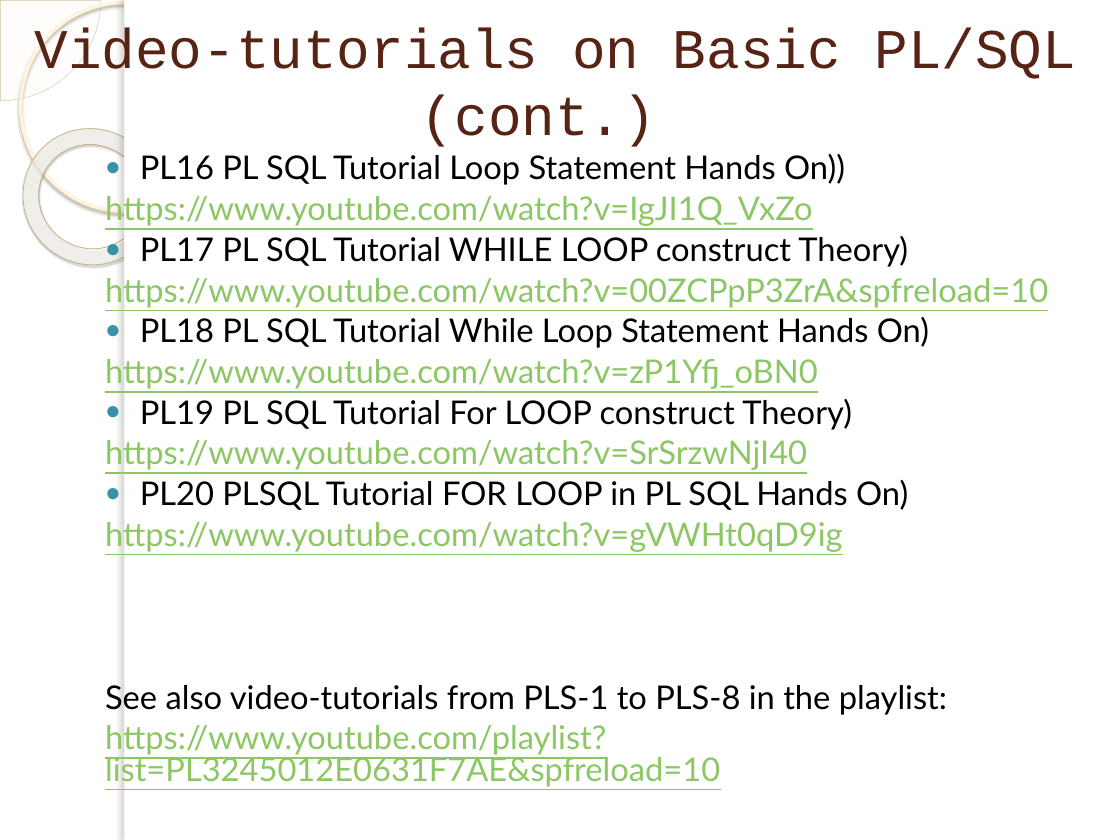
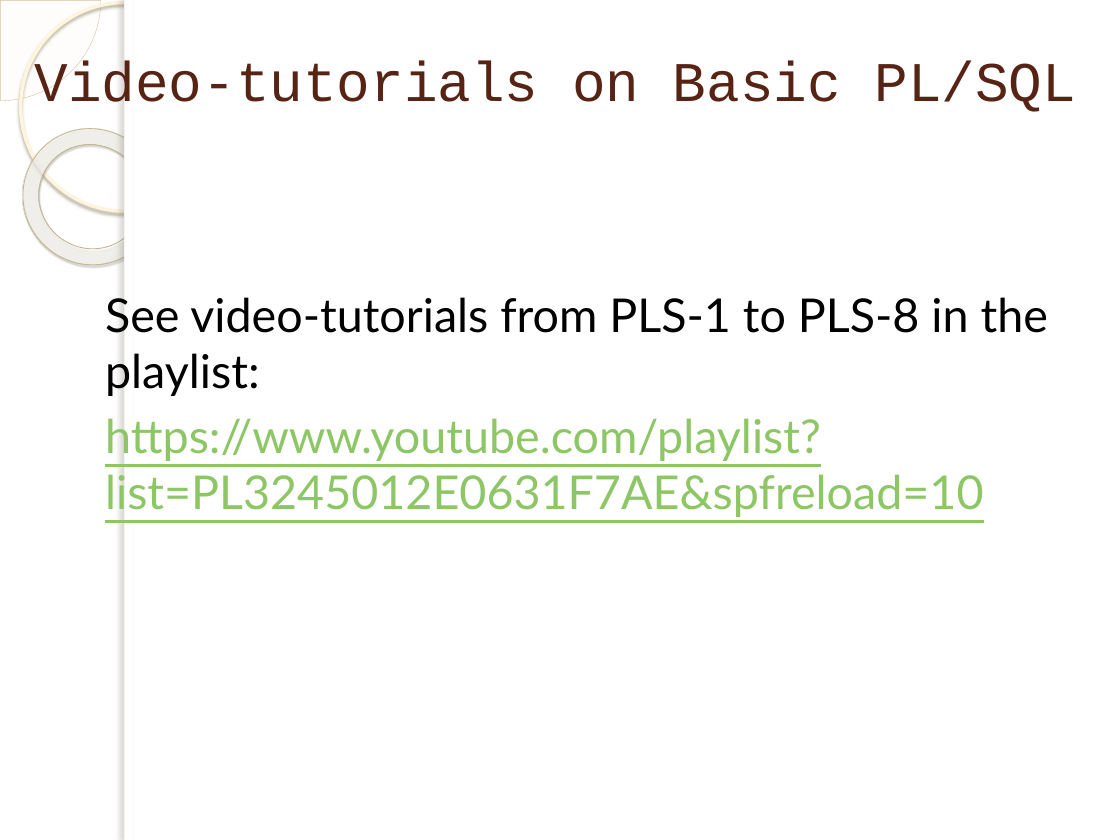
Before and after one commit to marinfotache/Database-Logic-in-Business-Applications, a slide deck: slide 9 of 02_Basics of PL SQL/02-01_en_Introduction to PL SQL.pptx (slide 11 before the commit). Drawn at 1120x840 pixels with LibreOffice and Linux fonts; fonts in the diff are those of the drawing; background and template pictures are left out. Boxes give left, top, right and bottom in pixels: in the first picture for what was removed or moved away, otherwise in the second. Text is boxed around its words. In the diff, an @@ line names an element or a change of style, - is before the commit and + after.

```diff
--- a/02_Basics of PL SQL/02-01_en_Introduction to PL SQL.pptx
+++ b/02_Basics of PL SQL/02-01_en_Introduction to PL SQL.pptx
@@ title at bbox=[34, 61, 1076, 112]: text changed @@
-Video-tutorials on Basic PL/SQL (cont.)
+Video-tutorials on Basic PL/SQL
@@ text at bbox=[105, 297, 1048, 396]: text changed; size 21 to 30 pt @@
-● PL16 PL SQL Tutorial Loop Statement Hands On))
-https://www.youtube.com/watch?v=IgJI1Q_VxZo
-● PL17 PL SQL Tutorial WHILE LOOP construct Theory)
-https://www.youtube.com/watch?v=00ZCPpP3ZrA&spfreload=10
-● PL18 PL SQL Tutorial While Loop Statement Hands On)
-https://www.youtube.com/watch?v=zP1Yfj_oBN0
-● PL19 PL SQL Tutorial For LOOP construct Theory)
-https://www.youtube.com/watch?v=SrSrzwNjI40
-● PL20 PLSQL Tutorial FOR LOOP in PL SQL Hands On)
-https://www.youtube.com/watch?v=gVWHt0qD9ig
-See also video-tutorials from PLS-1 to PLS-8 in the playlist:
+See video-tutorials from PLS-1 to PLS-8 in the playlist:
@@ text at bbox=[105, 418, 983, 517]: size 21 to 30 pt in "https://www.youtube.com/playlist?list=PL3245012E0631F7AE&spf ..."; line spacing 0.8 to 1 @@
```
Also in this commit, not shown: 2 slides removed.
